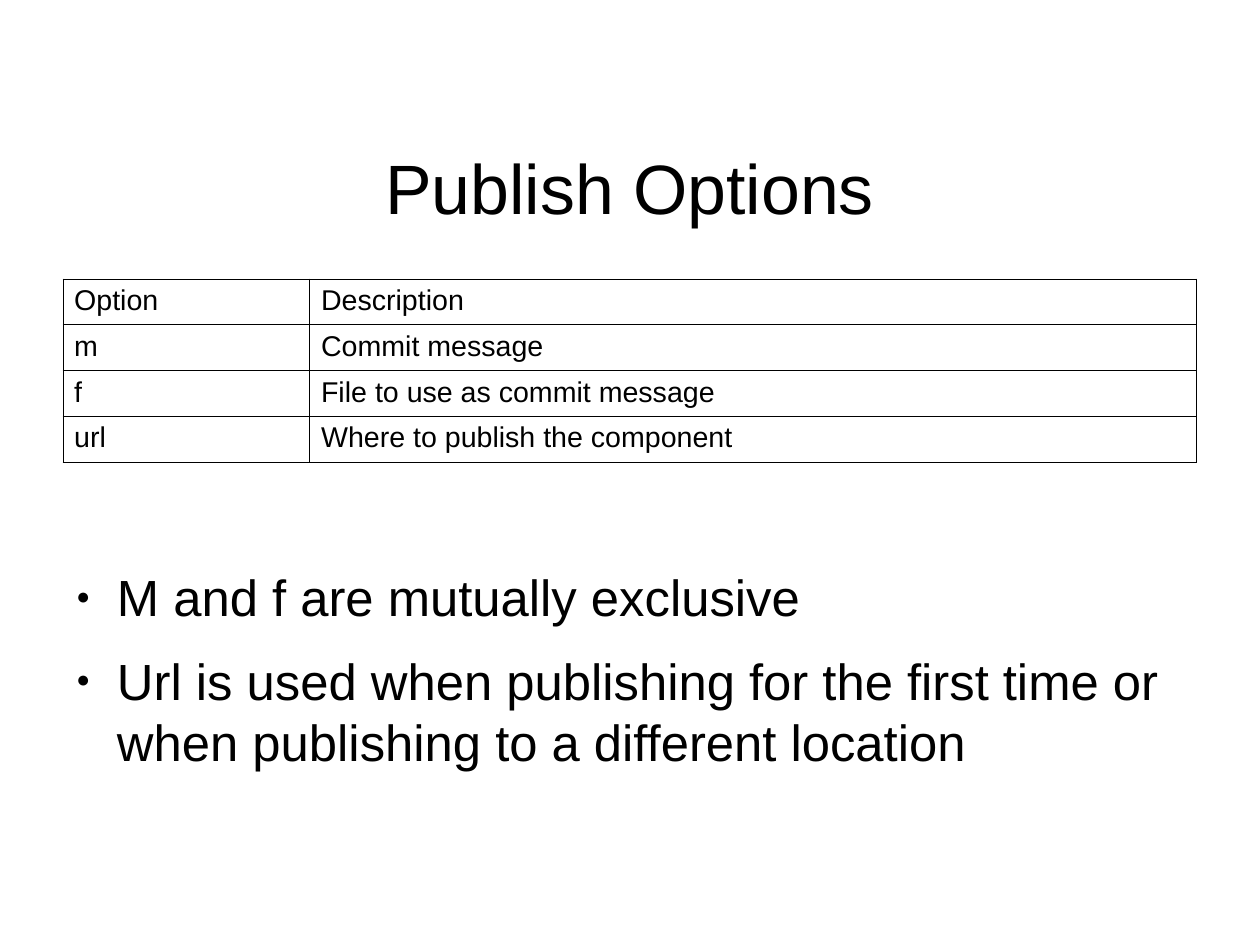
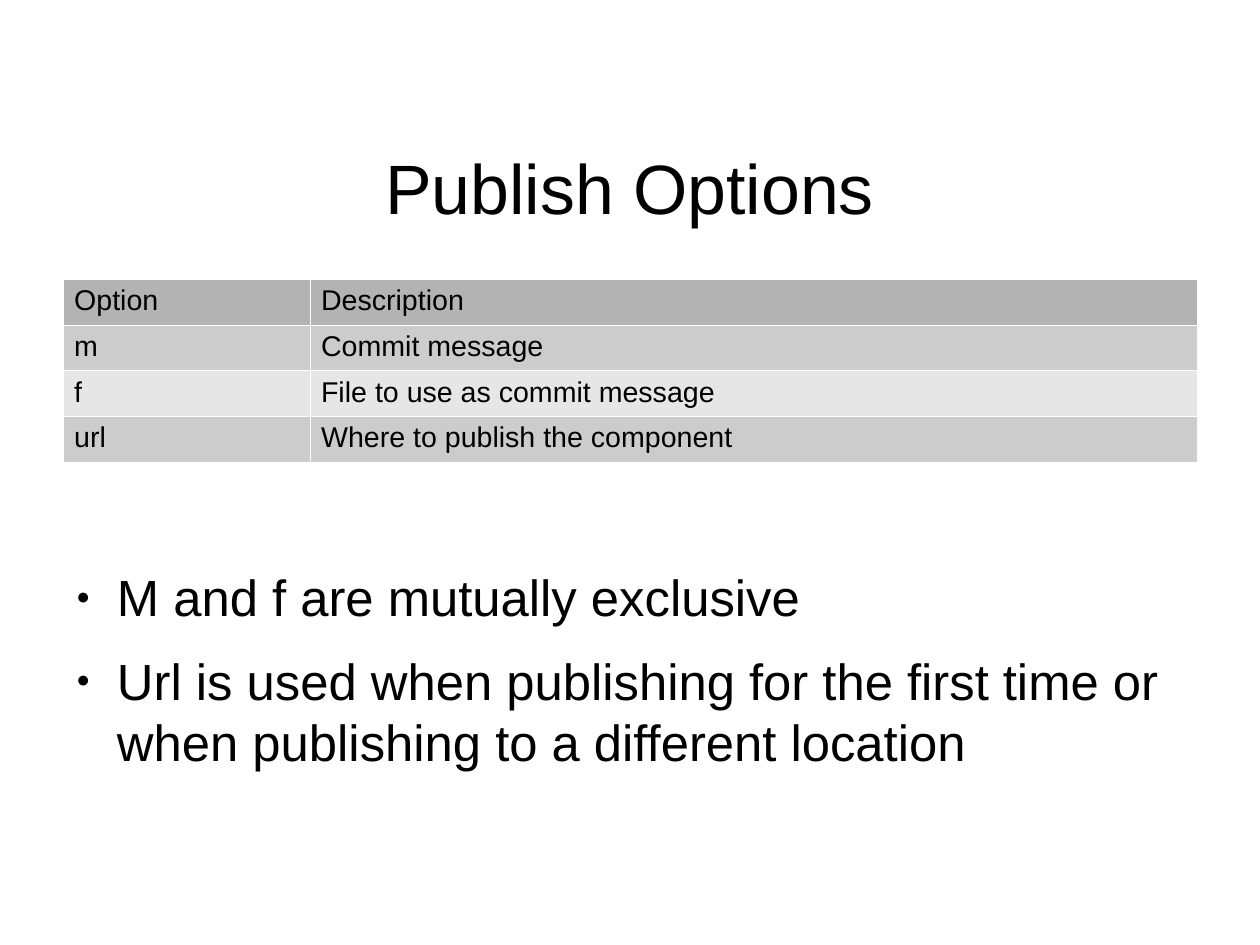
Before and after one commit to jeremiah-c-leary/hdl-component-manager, a slide deck: slide 17 of docs/presentations/hdl-component-manager.odp (slide 16 before the commit). Drawn at 1260x945 pixels with LibreOffice and Linux fonts; fonts in the diff are those of the drawing; background and template pictures are left out. Boxes give left, top, right and bottom in pixels: in the first picture for what was removed or moved away, otherwise in the second. Text is boxed around its words. In the diff, an @@ line names an element or a change of style, - is before the commit and + after.

```diff
--- a/docs/presentations/hdl-component-manager.odp
+++ b/docs/presentations/hdl-component-manager.odp
@@ table at (63,279,1197,457) @@
@@ fill none to #B3B3B3 in row 1 @@
@@ fill none to #CCCCCC in 4 cells @@
@@ fill none to #E6E6E6 in row 3 @@
@@ borders changed @@
```
Also in this commit, not shown: 7 other slides changed, 1 slide added.
